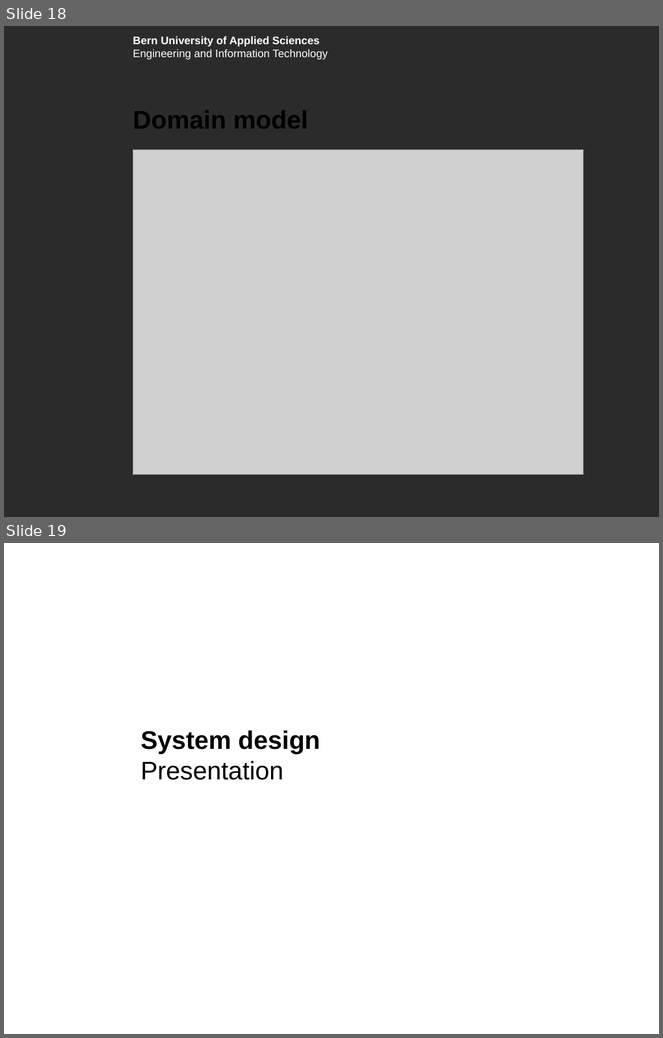
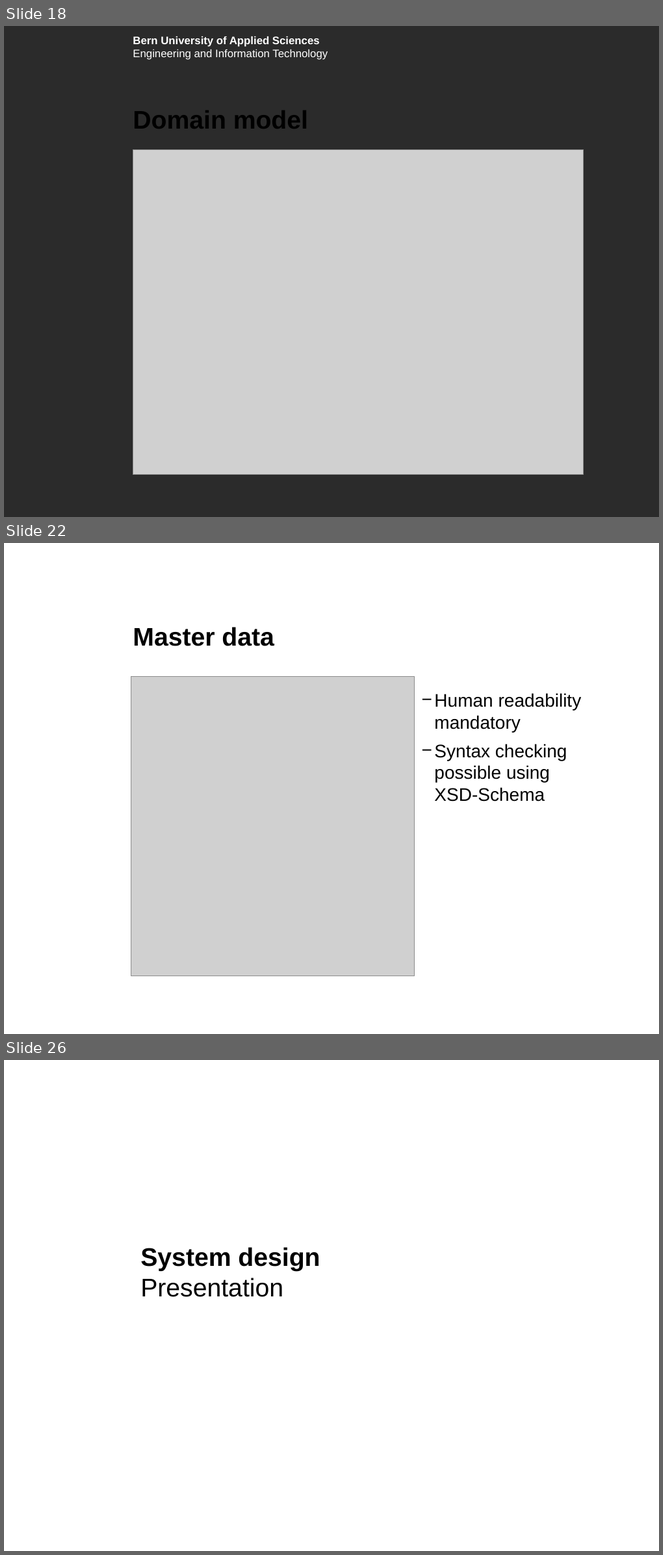
Before and after one commit to boskoop/comet-pinball, a slide deck: doc/presentation/presentation.pptx. Shown one above the other, each under a label of ours: slides 18 and 19 before the commit, slides 18, 22 and 26 after it; the slides between them are not shown. The pictures are 663x1038 and 663x1555 pixels, drawn with LibreOffice and Linux fonts; fonts in the diff are those of the drawing; grey boxes stand for pictures; background and template pictures are left out; a plain dark background stands for a picture behind light text. Boxes give left, top, right and bottom in pixels: in the first picture for what was removed or moved away, otherwise in the second. Text is boxed around its words. In the diff, an @@ line names an element or a change of style, - is before the commit and + after.

```diff
--- a/doc/presentation/presentation.pptx
+++ b/doc/presentation/presentation.pptx
@@ slide 22 added at (4, 543, 659, 1034), background picture (left out); not listed: 1 template element that a slide beside it also shows @@
@@ title added at (133, 627, 274, 646), 28 pt, text #000000, bold @@
+Master data
@@ picture added at (131, 677, 414, 976) @@
@@ text added at (434, 693, 582, 802), 20 pt, text #000000 @@
+    − Human readability mandatory
+    − Syntax checking possible using
+      XSD-Schema
@@ what was slide 19 is now slide 26 @@
```
Also in this commit, not shown: 1 slide changed, 6 other slides added, 1 other file.
